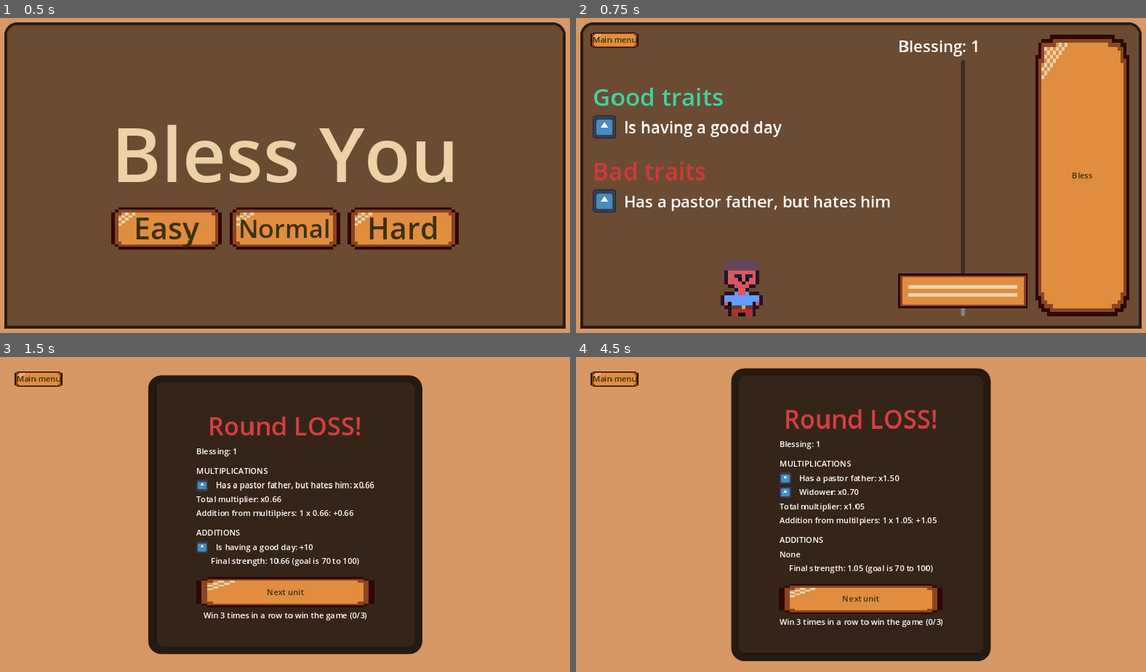
Above: before the commit, frames 1-4 (two rows, left to right).
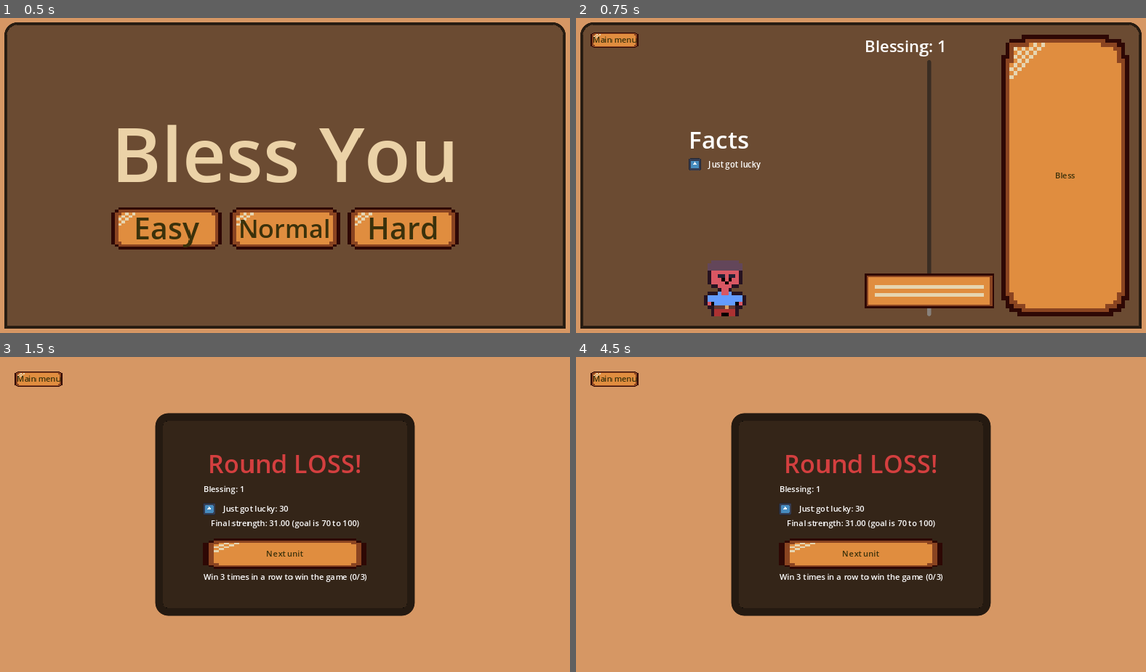
Above: after the commit, the same moments.

Repository: frostblooded/wolf
Game: Godot game, scene res://scenes/MainMenu.tscn
The game is run twice, just before and just after one commit, with the same random seed, the same clock (stepped at 60 frames per second) and the same inputs. The engine's default icon, where the game draws it, is replaced by a stand-in: a white triangle on a blue panel in a dark square.
Inputs:
- Up to frame 1 (0.5 s): no input
- Up to frame 2 (0.75 s): click "Easy" at 0.5 s
- Up to frame 3 (1.5 s): click "Bless" at 1.25 s
- Up to frame 4 (4.5 s): click "Next unit" at 2 s; click "Bless" at 2.75 s; click "Next unit" at 3.5 s; click "Bless" at 4.25 s

Frame 1 is identical in both runs. In frame 2, 14% of the frame differs, in the area x 2-97%, y 5-95%; in frame 3, 22%, in the area x 26-75%, y 5-95%; in frame 4, 21%.

Commit message:
Remove multipliers and make traits facts

Diff:
--- a/scenes/GameManager.tscn
+++ b/scenes/GameManager.tscn
@@ -1,52 +1,35 @@
-[gd_scene load_steps=10 format=3 uid="uid://b3llop6ts804d"]
+[gd_scene load_steps=9 format=3 uid="uid://b3llop6ts804d"]
 
 [ext_resource type="Script" path="res://scripts/game_manager.gd" id="1_w4b1x"]
+[ext_resource type="PackedScene" uid="uid://dlwrtjnr6xty4" path="res://scenes/UI/BlessingUnitUI.tscn" id="2_m4k2v"]
 [ext_resource type="Texture2D" uid="uid://bbuo3vy70oprq" path="res://icon.svg" id="2_sgj1t"]
-[ext_resource type="Script" path="res://scripts/trait.gd" id="3_6bnfs"]
+[ext_resource type="Script" path="res://scripts/fact.gd" id="3_0frrs"]
 
-[sub_resource type="Resource" id="Resource_uay8p"]
-script = ExtResource("3_6bnfs")
-name = "Is having a good day"
+[sub_resource type="Resource" id="Resource_7gygq"]
+script = ExtResource("3_0frrs")
+name = "Optimist"
 image = ExtResource("2_sgj1t")
-add_modifier = 10
-mul_modifier = 1.0
+value = 10
 
-[sub_resource type="Resource" id="Resource_inf3w"]
-script = ExtResource("3_6bnfs")
-name = "Has a pastor father"
+[sub_resource type="Resource" id="Resource_vtpr4"]
+script = ExtResource("3_0frrs")
+name = "Pessimist"
 image = ExtResource("2_sgj1t")
-add_modifier = 0
-mul_modifier = 1.5
+value = -10
 
-[sub_resource type="Resource" id="Resource_a4kbm"]
-script = ExtResource("3_6bnfs")
-name = "Is an optimist"
+[sub_resource type="Resource" id="Resource_dn1nl"]
+script = ExtResource("3_0frrs")
+name = "Just spilled his coffee"
 image = ExtResource("2_sgj1t")
-add_modifier = 0
-mul_modifier = 2.0
+value = -20
 
-[sub_resource type="Resource" id="Resource_t1r71"]
-script = ExtResource("3_6bnfs")
-name = "Has a pastor father, but hates him"
+[sub_resource type="Resource" id="Resource_3sctg"]
+script = ExtResource("3_0frrs")
+name = "Just got lucky"
 image = ExtResource("2_sgj1t")
-add_modifier = 0
-mul_modifier = 0.66
-
-[sub_resource type="Resource" id="Resource_oqt3y"]
-script = ExtResource("3_6bnfs")
-name = "Spilled his coffee just now"
-image = ExtResource("2_sgj1t")
-add_modifier = -20
-mul_modifier = 1.0
-
-[sub_resource type="Resource" id="Resource_xxysg"]
-script = ExtResource("3_6bnfs")
-name = "Widower"
-image = ExtResource("2_sgj1t")
-add_modifier = 0
-mul_modifier = 0.7
+value = 30
 
 [node name="GameManager" type="Node2D"]
 script = ExtResource("1_w4b1x")
-possible_positive_traits = Array[ExtResource("3_6bnfs")]([SubResource("Resource_uay8p"), SubResource("Resource_inf3w"), SubResource("Resource_a4kbm")])
-possible_negative_traits = Array[ExtResource("3_6bnfs")]([SubResource("Resource_t1r71"), SubResource("Resource_oqt3y"), SubResource("Resource_xxysg")])
+unit_ui_scene = ExtResource("2_m4k2v")
+possible_facts = Array[ExtResource("3_0frrs")]([SubResource("Resource_7gygq"), SubResource("Resource_vtpr4"), SubResource("Resource_dn1nl"), SubResource("Resource_3sctg")])
--- a/scenes/UI/BlessingUnitUI.tscn
+++ b/scenes/UI/BlessingUnitUI.tscn
@@ -1,7 +1,7 @@
-[gd_scene load_steps=8 format=3 uid="uid://dlwrtjnr6xty4"]
+[gd_scene load_steps=7 format=3 uid="uid://dlwrtjnr6xty4"]
 
 [ext_resource type="Script" path="res://scripts/blessing_unit_ui.gd" id="1_pou5w"]
-[ext_resource type="PackedScene" uid="uid://ddsydqanfd6d6" path="res://scenes/UI/TraitUI.tscn" id="2_3e3qa"]
+[ext_resource type="PackedScene" uid="uid://ddsydqanfd6d6" path="res://scenes/UI/FactUI.tscn" id="2_3e3qa"]
 [ext_resource type="Script" path="res://scripts/blessing_input.gd" id="3_ro0nv"]
 [ext_resource type="Texture2D" uid="uid://c0b0sawfyqtac" path="res://aseprite/fighter.png" id="3_t5euq"]
 
@@ -17,12 +17,9 @@
 
 [sub_resource type="StyleBoxEmpty" id="StyleBoxEmpty_wbhf4"]
 
-[sub_resource type="Theme" id="Theme_bm1eu"]
-Label/font_sizes/font_size = 32
-
 [node name="BlessingUnitUI" type="CanvasLayer"]
 script = ExtResource("1_pou5w")
-trait_ui_scene = ExtResource("2_3e3qa")
+fact_ui_scene = ExtResource("2_3e3qa")
 
 [node name="MarginContainer" type="MarginContainer" parent="."]
 anchors_preset = 15
@@ -53,45 +50,24 @@
 layout_mode = 2
 size_flags_horizontal = 3
 
-[node name="TraitPanelContainer" type="PanelContainer" parent="MarginContainer/PanelContainer/MarginContainer/HBoxContainer/VBoxContainer"]
+[node name="FactsContainerPanel" type="PanelContainer" parent="MarginContainer/PanelContainer/MarginContainer/HBoxContainer/VBoxContainer"]
 layout_mode = 2
 size_flags_horizontal = 4
 size_flags_vertical = 3
 size_flags_stretch_ratio = 4.0
 theme_override_styles/panel = SubResource("StyleBoxEmpty_wbhf4")
 
-[node name="VBoxContainer" type="VBoxContainer" parent="MarginContainer/PanelContainer/MarginContainer/HBoxContainer/VBoxContainer/TraitPanelContainer"]
-layout_mode = 2
-size_flags_horizontal = 4
-theme = SubResource("Theme_bm1eu")
-theme_override_constants/separation = 30
-alignment = 1
-
-[node name="PositiveTraitsContainer" type="VBoxContainer" parent="MarginContainer/PanelContainer/MarginContainer/HBoxContainer/VBoxContainer/TraitPanelContainer/VBoxContainer"]
+[node name="FactsContainer" type="VBoxContainer" parent="MarginContainer/PanelContainer/MarginContainer/HBoxContainer/VBoxContainer/FactsContainerPanel"]
 layout_mode = 2
 size_flags_horizontal = 0
 size_flags_vertical = 4
 
-[node name="Label" type="Label" parent="MarginContainer/PanelContainer/MarginContainer/HBoxContainer/VBoxContainer/TraitPanelContainer/VBoxContainer/PositiveTraitsContainer"]
+[node name="Label" type="Label" parent="MarginContainer/PanelContainer/MarginContainer/HBoxContainer/VBoxContainer/FactsContainerPanel/FactsContainer"]
 layout_mode = 2
 size_flags_horizontal = 0
 theme_type_variation = &"HeaderMedium"
-theme_override_colors/font_color = Color(0.254902, 0.819608, 0.623529, 1)
 theme_override_font_sizes/font_size = 48
-text = "Good traits"
-
-[node name="NegativeTraitsContainer" type="VBoxContainer" parent="MarginContainer/PanelContainer/MarginContainer/HBoxContainer/VBoxContainer/TraitPanelContainer/VBoxContainer"]
-layout_mode = 2
-size_flags_horizontal = 0
-size_flags_vertical = 4
-
-[node name="Label" type="Label" parent="MarginContainer/PanelContainer/MarginContainer/HBoxContainer/VBoxContainer/TraitPanelContainer/VBoxContainer/NegativeTraitsContainer"]
-layout_mode = 2
-size_flags_horizontal = 0
-theme_type_variation = &"HeaderMedium"
-theme_override_colors/font_color = Color(0.819608, 0.219608, 0.219608, 1)
-theme_override_font_sizes/font_size = 48
-text = "Bad traits"
+text = "Facts"
 
 [node name="UnitImage" type="TextureRect" parent="MarginContainer/PanelContainer/MarginContainer/HBoxContainer/VBoxContainer"]
 layout_mode = 2
--- a/scenes/UI/TraitUI.tscn
+++ b/scenes/UI/FactUI.tscn
@@ -1,15 +1,15 @@
 [gd_scene load_steps=3 format=3 uid="uid://ddsydqanfd6d6"]
 
-[ext_resource type="Texture2D" uid="uid://bbuo3vy70oprq" path="res://icon.svg" id="1_ltp0v"]
-[ext_resource type="Script" path="res://scripts/trait_ui.gd" id="1_phrao"]
+[ext_resource type="Script" path="res://scripts/fact_ui.gd" id="1_dg875"]
+[ext_resource type="Texture2D" uid="uid://bbuo3vy70oprq" path="res://icon.svg" id="2_4tmda"]
 
 [node name="TraitUI" type="HBoxContainer"]
 size_flags_horizontal = 0
-script = ExtResource("1_phrao")
+script = ExtResource("1_dg875")
 
 [node name="TextureRect" type="TextureRect" parent="."]
 layout_mode = 2
-texture = ExtResource("1_ltp0v")
+texture = ExtResource("2_4tmda")
 expand_mode = 3
 
 [node name="Label" type="Label" parent="."]
--- a/scenes/main.tscn
+++ b/scenes/main.tscn
@@ -1,12 +1,11 @@
-[gd_scene load_steps=9 format=3 uid="uid://6pgl1pt35txy"]
+[gd_scene load_steps=8 format=3 uid="uid://6pgl1pt35txy"]
 
-[ext_resource type="PackedScene" uid="uid://dlwrtjnr6xty4" path="res://scenes/UI/BlessingUnitUI.tscn" id="1_q4qay"]
 [ext_resource type="PackedScene" uid="uid://b5x7gvbok67bw" path="res://scenes/Background.tscn" id="1_ut6st"]
 [ext_resource type="PackedScene" uid="uid://b3llop6ts804d" path="res://scenes/GameManager.tscn" id="2_k8vnu"]
 [ext_resource type="Script" path="res://scripts/bless_results_panel_shower.gd" id="3_7vn06"]
 [ext_resource type="Script" path="res://scripts/bless_results_container.gd" id="4_8q8d7"]
 [ext_resource type="Script" path="res://scripts/main_menu_button.gd" id="5_pgemp"]
-[ext_resource type="PackedScene" uid="uid://ddsydqanfd6d6" path="res://scenes/UI/TraitUI.tscn" id="6_jd27q"]
+[ext_resource type="PackedScene" uid="uid://ddsydqanfd6d6" path="res://scenes/UI/FactUI.tscn" id="6_jd27q"]
 
 [sub_resource type="StyleBoxFlat" id="StyleBoxFlat_ibkj6"]
 bg_color = Color(0, 0, 0, 0.756863)
@@ -29,7 +28,6 @@
 [node name="Background" parent="." instance=ExtResource("1_ut6st")]
 
 [node name="GameManager" parent="." instance=ExtResource("2_k8vnu")]
-unit_ui_scene = ExtResource("1_q4qay")
 
 [node name="BlessingUnitUIHolder" type="Node2D" parent="."]
 
@@ -69,7 +67,7 @@
 [node name="BlessResultsContainer" type="VBoxContainer" parent="RoundResultLayer/PanelContainer/VBoxContainer"]
 layout_mode = 2
 script = ExtResource("4_8q8d7")
-trait_ui_scene = ExtResource("6_jd27q")
+fact_ui_scene = ExtResource("6_jd27q")
 
 [node name="OtherBlessResultsContainer" type="VBoxContainer" parent="RoundResultLayer/PanelContainer/VBoxContainer/BlessResultsContainer"]
 layout_mode = 2
@@ -82,26 +80,11 @@
 [node name="Results" type="VBoxContainer" parent="RoundResultLayer/PanelContainer/VBoxContainer/BlessResultsContainer/OtherBlessResultsContainer/GeneralResultsContainer"]
 layout_mode = 2
 
-[node name="MultiplicationResultsContainer" type="VBoxContainer" parent="RoundResultLayer/PanelContainer/VBoxContainer/BlessResultsContainer/OtherBlessResultsContainer"]
+[node name="FactsResultsContainer" type="VBoxContainer" parent="RoundResultLayer/PanelContainer/VBoxContainer/BlessResultsContainer/OtherBlessResultsContainer"]
 layout_mode = 2
 size_flags_vertical = 3
 
-[node name="Label" type="Label" parent="RoundResultLayer/PanelContainer/VBoxContainer/BlessResultsContainer/OtherBlessResultsContainer/MultiplicationResultsContainer"]
-layout_mode = 2
-text = "MULTIPLICATIONS"
-
-[node name="Results" type="VBoxContainer" parent="RoundResultLayer/PanelContainer/VBoxContainer/BlessResultsContainer/OtherBlessResultsContainer/MultiplicationResultsContainer"]
-layout_mode = 2
-
-[node name="AdditionResultsContainer" type="VBoxContainer" parent="RoundResultLayer/PanelContainer/VBoxContainer/BlessResultsContainer/OtherBlessResultsContainer"]
-layout_mode = 2
-size_flags_vertical = 3
-
-[node name="Label" type="Label" parent="RoundResultLayer/PanelContainer/VBoxContainer/BlessResultsContainer/OtherBlessResultsContainer/AdditionResultsContainer"]
-layout_mode = 2
-text = "ADDITIONS"
-
-[node name="Results" type="VBoxContainer" parent="RoundResultLayer/PanelContainer/VBoxContainer/BlessResultsContainer/OtherBlessResultsContainer/AdditionResultsContainer"]
+[node name="Results" type="VBoxContainer" parent="RoundResultLayer/PanelContainer/VBoxContainer/BlessResultsContainer/OtherBlessResultsContainer/FactsResultsContainer"]
 layout_mode = 2
 
 [node name="TotalStrengthLabel" type="Label" parent="RoundResultLayer/PanelContainer/VBoxContainer/BlessResultsContainer"]
--- a/scripts/autoload/difficulty_manager.gd
+++ b/scripts/autoload/difficulty_manager.gd
@@ -8,7 +8,7 @@
     Difficulty.HARD: 95,
 }
 
-var max_traits_per_difficulty: Dictionary = {
+var max_facts_per_difficulty: Dictionary = {
     Difficulty.EASY: 1,
     Difficulty.NORMAL: 2,
     Difficulty.HARD: 3,
@@ -19,5 +19,5 @@
 func get_min_goal() -> int:
     return min_goals_per_difficulty[current_difficulty]
 
-func get_max_traits() -> int:
-    return max_traits_per_difficulty[current_difficulty]
+func get_max_facts() -> int:
+    return max_facts_per_difficulty[current_difficulty]
--- a/scripts/bless_results_container.gd
+++ b/scripts/bless_results_container.gd
@@ -1,7 +1,7 @@
 extends VBoxContainer
 
 @export var game_end_button_text: String = "Finish game"
-@export var trait_ui_scene: PackedScene = null
+@export var fact_ui_scene: PackedScene = null
 
 @onready var next_round_button: Button = find_child("NextRoundButton")
 @onready var round_result_label: Label = find_child("RoundResultLabel")
@@ -10,8 +10,7 @@
 
 func clear():
     clear_container($OtherBlessResultsContainer/GeneralResultsContainer)
-    clear_container($OtherBlessResultsContainer/MultiplicationResultsContainer)
-    clear_container($OtherBlessResultsContainer/AdditionResultsContainer)
+    clear_container($OtherBlessResultsContainer/FactsResultsContainer)
 
 func clear_container(container: Control):
     var results_container: Control = container.get_node("Results")
@@ -27,63 +26,16 @@
 
     append_bless_result_label("Blessing: %d" % bless_strength)
 
-    var multiplier: float = 1
-    var has_multipliers: bool = false
-
-    for t in unit.positive_traits:
-        if !is_equal_approx(t.mul_modifier, 1.0):
-            multiplier *= t.mul_modifier
-            append_mul_trait_result_label(t, ": x%.2f" % t.mul_modifier)
-            has_multipliers = true
-
-    for t in unit.negative_traits:
-        if !is_equal_approx(t.mul_modifier, 1.0):
-            multiplier *= t.mul_modifier
-            append_mul_trait_result_label(t, ": x%.2f" % t.mul_modifier)
-            has_multipliers = true
-
-    if has_multipliers:
-        append_mul_bless_result_label("Total multiplier: x%.2f" % multiplier)
-        append_mul_bless_result_label("Addition from multilpiers: %d x %.2f: +%.2f" % [bless_strength, multiplier, bless_strength * multiplier])
-    else:
-        append_mul_bless_result_label("None")
-
-    var has_additions: bool = false
-
-    for t in unit.positive_traits:
-        if t.add_modifier != 0:
-            append_add_trait_result_label(t, ": +%d" % t.add_modifier)
-            has_additions = true
-
-    for t in unit.negative_traits:
-        if t.add_modifier != 0:
-            append_add_trait_result_label(t, ": %d" % t.add_modifier)
-            has_additions = true
-
-    if !has_additions:
-        append_add_bless_result_label("None")
+    for t in unit.facts:
+        if t.value != 0:
+            append_fact_result_label(t, ": %d" % t.value)
 
     $TotalStrengthLabel.text = "Final strength: %.2f (goal is %d to %d)" % [total_strength, DifficultyManager.get_min_goal(), 100]
 
-func append_mul_bless_result_label(message: String):
-    var new_label: Label = Label.new()
-    new_label.text = message
-    $OtherBlessResultsContainer/MultiplicationResultsContainer.get_node("Results").add_child(new_label)
-
-func append_mul_trait_result_label(t: Trait, message: String):
-    var trait_ui: TraitUI = trait_ui_scene.instantiate()
-    trait_ui.initialize_with_additional_text(t, message)
-    $OtherBlessResultsContainer/MultiplicationResultsContainer.get_node("Results").add_child(trait_ui)
-
-func append_add_bless_result_label(message: String):
-    var new_label: Label = Label.new()
-    new_label.text = message
-    $OtherBlessResultsContainer/AdditionResultsContainer.get_node("Results").add_child(new_label)
-
-func append_add_trait_result_label(t: Trait, message: String):
-    var trait_ui: TraitUI = trait_ui_scene.instantiate()
-    trait_ui.initialize_with_additional_text(t, message)
-    $OtherBlessResultsContainer/AdditionResultsContainer.get_node("Results").add_child(trait_ui)
+func append_fact_result_label(fact: Fact, message: String):
+    var fact_ui: FactUI = fact_ui_scene.instantiate()
+    fact_ui.initialize_with_additional_text(fact, message)
+    $OtherBlessResultsContainer/FactsResultsContainer.get_node("Results").add_child(fact_ui)
 
 func append_bless_result_label(message: String):
     var new_label: Label = Label.new()
--- a/scripts/blessing_unit_ui.gd
+++ b/scripts/blessing_unit_ui.gd
@@ -1,20 +1,14 @@
 class_name BlessingUnitUI
 extends CanvasLayer
 
-@export var trait_ui_scene: PackedScene = null
+@export var fact_ui_scene: PackedScene = null
 
 @onready var bless_amount_slider = find_child("BlessAmountSlider")
 
 func initialize(unit: Unit):
-    var positive_traits_container: Control = find_child("PositiveTraitsContainer")
-    var negative_traits_container: Control = find_child("NegativeTraitsContainer")
+    var facts_container: Control = find_child("FactsContainer")
 
-    for positive_trait in unit.positive_traits:
-        var trait_ui: Node = trait_ui_scene.instantiate()
-        trait_ui.initialize(positive_trait)
-        positive_traits_container.add_child(trait_ui)
-
-    for negative_trait in unit.negative_traits:
-        var trait_ui: Node = trait_ui_scene.instantiate()
-        trait_ui.initialize(negative_trait)
-        negative_traits_container.add_child(trait_ui)
+    for fact in unit.facts:
+        var fact_ui: FactUI = fact_ui_scene.instantiate()
+        fact_ui.initialize(fact)
+        facts_container.add_child(fact_ui)
--- /dev/null
+++ b/scripts/fact.gd
@@ -0,0 +1,6 @@
+class_name Fact
+extends Resource
+
+@export var name: String = "Unknown fact"
+@export var image: Texture2D = null
+@export var value: int = 0
--- /dev/null
+++ b/scripts/fact_ui.gd
@@ -0,0 +1,10 @@
+class_name FactUI
+extends HBoxContainer
+
+func initialize(fact: Fact):
+    $Label.text = fact.name
+    $TextureRect.texture = fact.image
+
+func initialize_with_additional_text(fact: Fact, text: String):
+    $Label.text = fact.name + text
+    $TextureRect.texture = fact.image
--- a/scripts/game_manager.gd
+++ b/scripts/game_manager.gd
@@ -1,8 +1,7 @@
 extends Node2D
 
 @export var unit_ui_scene: PackedScene = null
-@export var possible_positive_traits: Array[Trait] = []
-@export var possible_negative_traits: Array[Trait] = []
+@export var possible_facts: Array[Fact] = []
 @export var required_victory_streak_for_game_win: int = 3
 
 @onready var round_result_panel_shower: CanvasLayer = get_parent().find_child("RoundResultLayer")
@@ -20,18 +19,10 @@
     MessageBus.BLESS_BUTTON_PRESSED.connect(on_bless_button_pressed)
 
 func on_bless_button_pressed(bless_amount: int):
-    var total_strength: float = 0
-    var bless_multiplier: float = 1
+    var total_strength: float = bless_amount
 
-    for t in current_unit.positive_traits:
-        bless_multiplier *= t.mul_modifier
-        total_strength += t.add_modifier
-
-    for t in current_unit.negative_traits:
-        bless_multiplier *= t.mul_modifier
-        total_strength += t.add_modifier
-
-    total_strength += bless_amount * bless_multiplier
+    for fact in current_unit.facts:
+        total_strength += fact.value
 
     var min_goal: int = DifficultyManager.get_min_goal()
     var won: bool = total_strength >= min_goal and total_strength <= 100
@@ -63,24 +54,16 @@
 func generate_unit() -> Unit:
     var unit: Unit = Unit.new()
 
-    var MIN_TRAITS: int = 1
-    var max_traits: int = DifficultyManager.get_max_traits()
-    assert(MIN_TRAITS <= max_traits);
-    assert(possible_positive_traits.size() >= max_traits);
-    assert(possible_negative_traits.size() >= max_traits);
+    var MIN_FACTS: int = 1
+    var max_facts: int = DifficultyManager.get_max_facts()
+    assert(MIN_FACTS <= max_facts);
+    assert(possible_facts.size() >= max_facts);
 
-    var positive_traits_amount: int = randi_range(MIN_TRAITS, max_traits)
-    var positive_traits_shuffled_copy: Array[Trait] = possible_positive_traits
-    positive_traits_shuffled_copy.shuffle()
+    var facts_amount: int = randi_range(MIN_FACTS, max_facts)
+    var facts_shuffled_copy: Array[Fact] = possible_facts
+    facts_shuffled_copy.shuffle()
 
-    for i in range(0, positive_traits_amount):
-        unit.positive_traits.push_back(positive_traits_shuffled_copy[i])
-
-    var negative_traits_amount: int = randi_range(MIN_TRAITS, max_traits)
-    var negative_traits_shuffled_copy: Array[Trait] = possible_negative_traits
-    negative_traits_shuffled_copy.shuffle()
-
-    for i in range(0, negative_traits_amount):
-        unit.negative_traits.push_back(negative_traits_shuffled_copy[i])
+    for i in range(0, facts_amount):
+        unit.facts.push_back(facts_shuffled_copy[i])
 
     return unit
--- a/scripts/trait.gd
+++ /dev/null
@@ -1,7 +0,0 @@
-class_name Trait
-extends Resource
-
-@export var name: String = "Unknown trait"
-@export var image: Texture2D = null
-@export var add_modifier: int = 0
-@export var mul_modifier: float = 1
--- a/scripts/trait_ui.gd
+++ /dev/null
@@ -1,10 +0,0 @@
-class_name TraitUI
-extends HBoxContainer
-
-func initialize(t: Trait):
-    $Label.text = t.name
-    $TextureRect.texture = t.image
-
-func initialize_with_additional_text(t: Trait, text: String):
-    $Label.text = t.name + text
-    $TextureRect.texture = t.image
--- a/scripts/unit.gd
+++ b/scripts/unit.gd
@@ -1,4 +1,3 @@
 class_name Unit
 
-var positive_traits: Array[Trait] = []
-var negative_traits: Array[Trait] = []
+var facts: Array[Fact] = []
